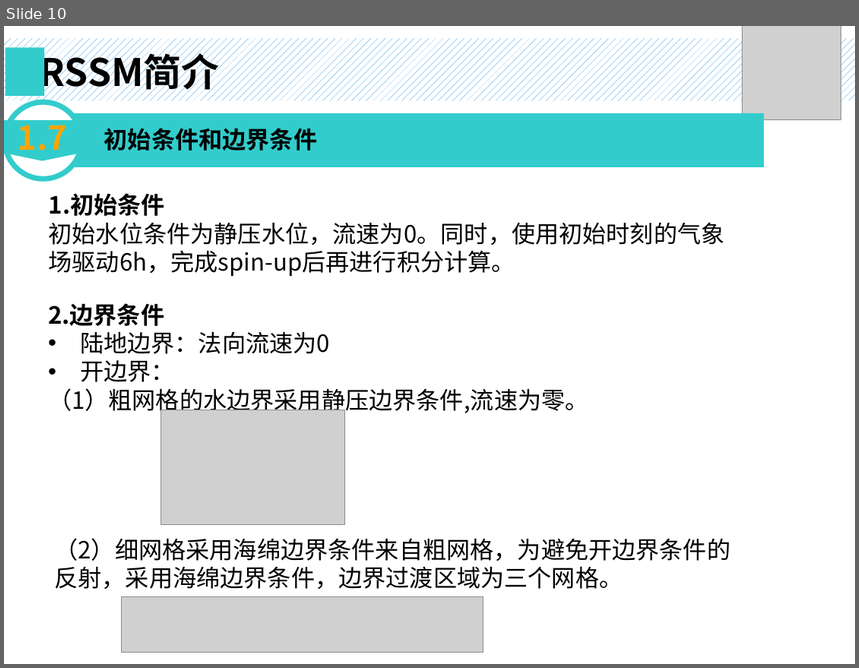
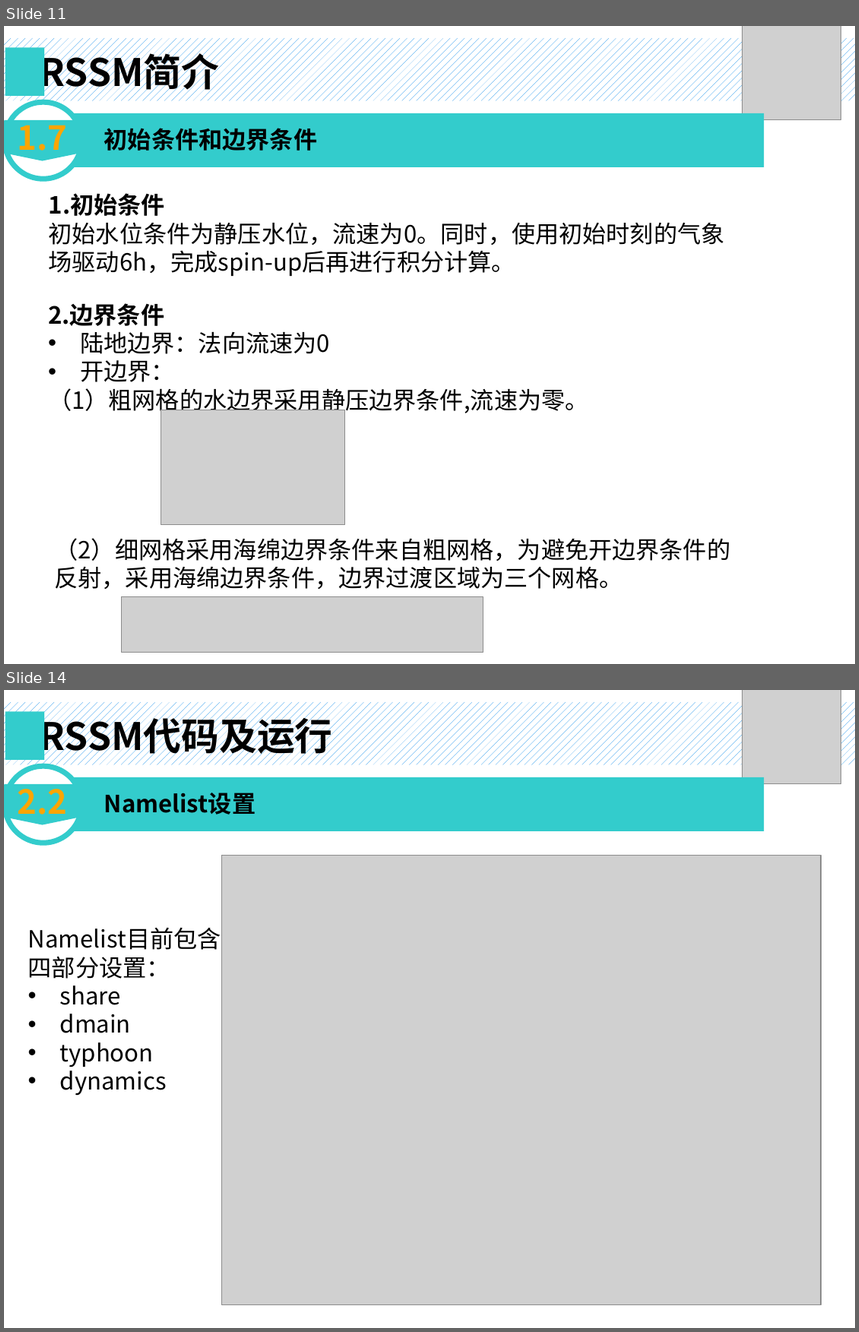
Before and after one commit to islandowner95/RSSM, a slide deck: doc/RSSM_V1.0_Introduction.pptx. Shown one above the other, each under a label of ours: slide 10 before the commit, slides 11 and 14 after it; the slides between them are not shown. The pictures are 859x668 and 859x1332 pixels, drawn with LibreOffice and Linux fonts; fonts in the diff are those of the drawing; grey boxes stand for pictures. Boxes give left, top, right and bottom in pixels: in the first picture for what was removed or moved away, otherwise in the second. Text is boxed around its words. In the diff, an @@ line names an element or a change of style, - is before the commit and + after.

```diff
--- a/doc/RSSM_V1.0_Introduction.pptx
+++ b/doc/RSSM_V1.0_Introduction.pptx
@@ slide 14 added at [4,690,855,1328], background #FFFFFF @@
@@ group added at [4,690,855,784]: 2 rectangles, 1 picture, 1 text @@
+RSSM代码及运行
@@ group added at [5,766,764,842]: 1 rectangle, 1 text, 1 ellipse, 1 flow chart offpage connector @@
+Namelist设置
+2.2
@@ picture added at [222,855,821,1306] @@
@@ text added at [60,986,167,1096], 20 pt, text #000000 @@
+Namelist目前包含四部分设置：
+• share
+• dmain
+• typhoon
+• dynamics
@@ what was slide 10 is now slide 11 @@
```
Also in this commit, not shown: 13 slides changed, 7 other slides added.
